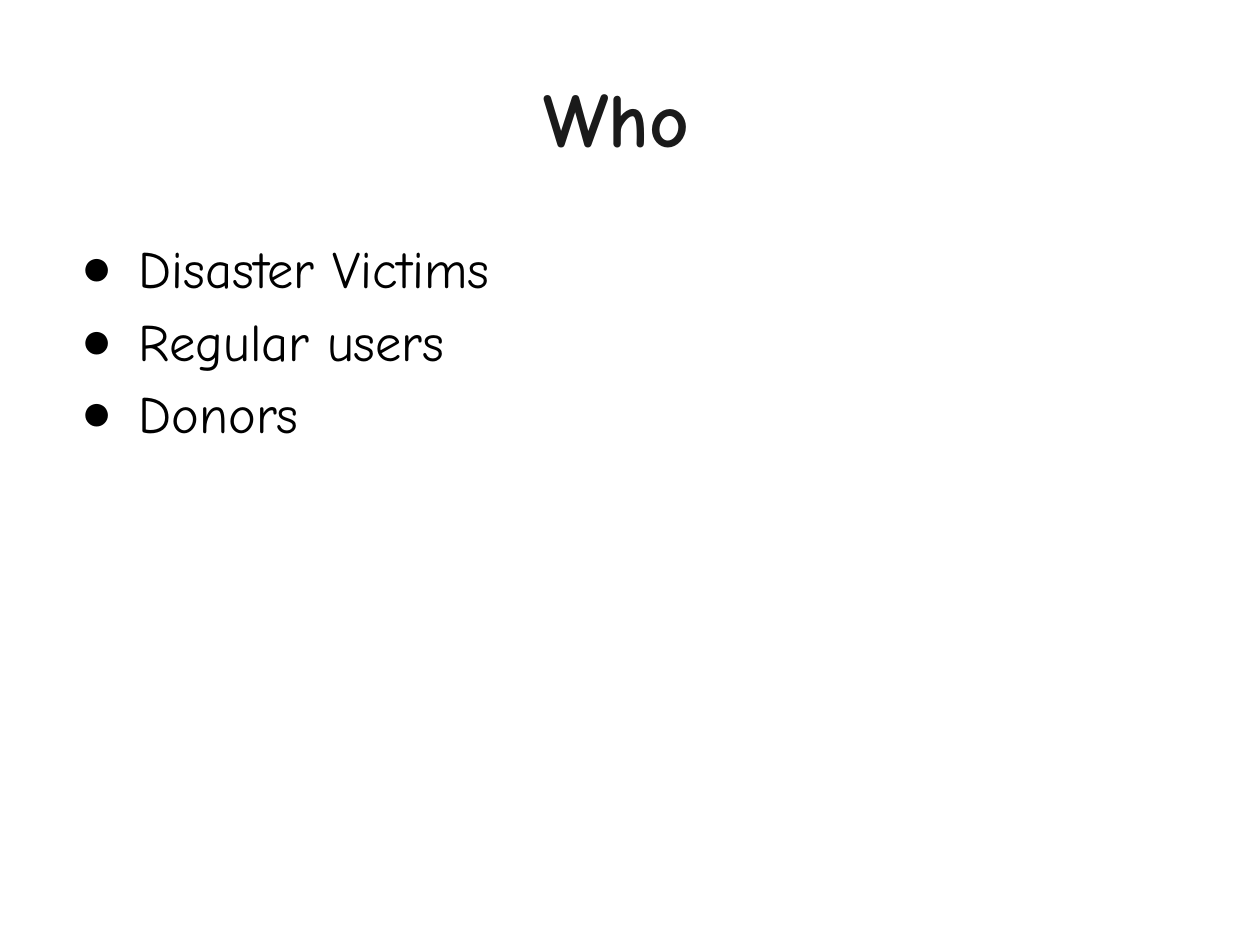
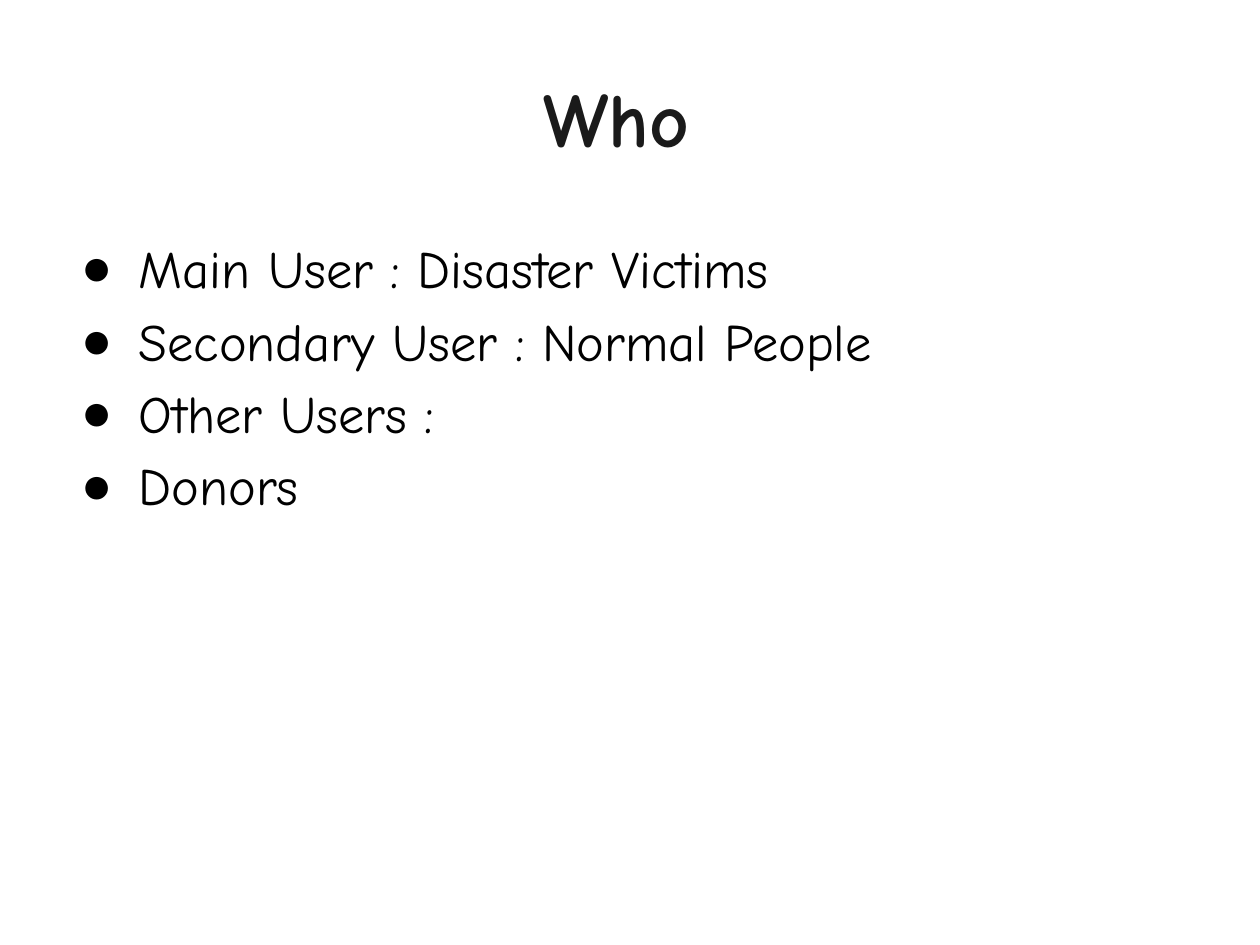
Before and after one commit to ceenguyen05/CS3354Project, a slide deck: slide 2 of 4_documentation/Final Project Presentation - CS3354.pptx. Drawn at 1260x945 pixels with LibreOffice and Linux fonts; fonts in the diff are those of the drawing. Boxes give left, top, right and bottom in pixels: in the first picture for what was removed or moved away, otherwise in the second. Text is boxed around its words. In the diff, an @@ line names an element or a change of style, - is before the commit and + after.

```diff
--- a/4_documentation/Final Project Presentation - CS3354.pptx
+++ b/4_documentation/Final Project Presentation - CS3354.pptx
@@ text at <box>139,252,872,434</box>: text changed @@
-● Disaster Victims
-● Regular users
+● Main User : Disaster Victims
+● Secondary User : Normal People
+● Other Users :
```
Also in this commit, not shown: 7 other slides changed, 1 slide added, 1 other file.
